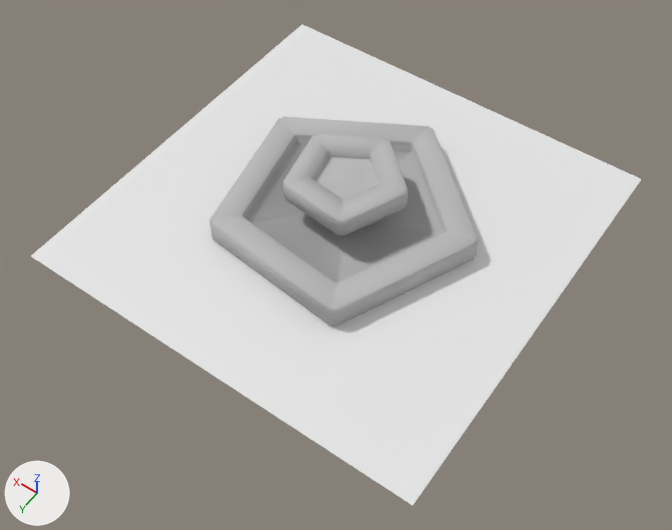
Two versions of the Blender file Assets/PROPS/school.blend, one commit apart.
Before and after are seen from a 50 mm camera at (-7.65, 11.1, 15.5) aimed at (-0.5, 1.09, -0.22). Lighting does not change. The marker at lower left points along +X, +Y and +Z.

The first picture shows 'Fountain', 'Plane'.
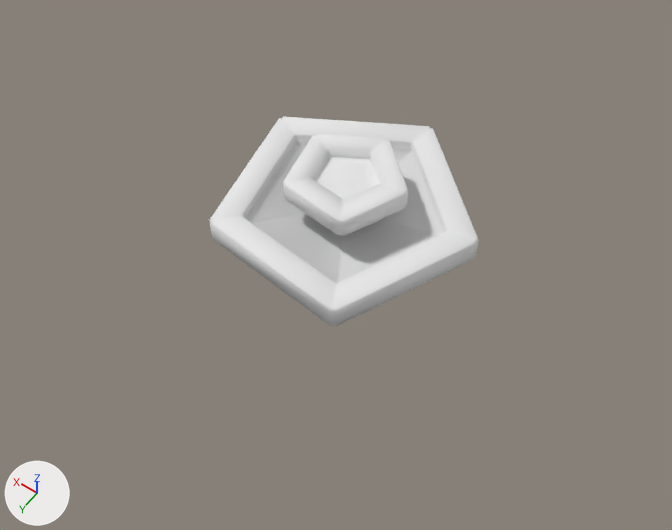
Location of each change, (x1, y1, x2, y2) in pixels of the pictures (672 x 530 px):
```json
{"object": "Plane", "change": "hidden", "before": [31, 24, 641, 506]}
{"object": "Fountain", "change": "recoloured", "before": [209, 117, 479, 326], "after": [209, 117, 479, 326], "on screen": "grey to white"}
```

Edits to the scene script, one JSON object a line:
```json
{"op": "add", "block": "mat_fountain", "code": ["mat_fountain = diffuse_material('Fountain')", "mat_fountain.base_color = (0.8, 0.8, 0.8)  # white #e7e7e7"]}
{"block": "me_cylinder_001", "where": "me_cylinder_001.from_pydata(...)  # 270 vertices, 256 faces; spans x -2.83..2.83, y -2.43..2.96, z 0.0..1.4"}
{"op": "remove", "block": "me_cylinder_001", "code": "me_cylinder_001.materials.append(mat_cycles)  # grey #bcbcbc"}
{"op": "add", "block": "me_cylinder_001", "code": "me_cylinder_001.materials.append(mat_fountain)  # white #e7e7e7"}
{"op": "add", "block": "ob_plane", "code": "ob_plane.hide_viewport = True"}
```
